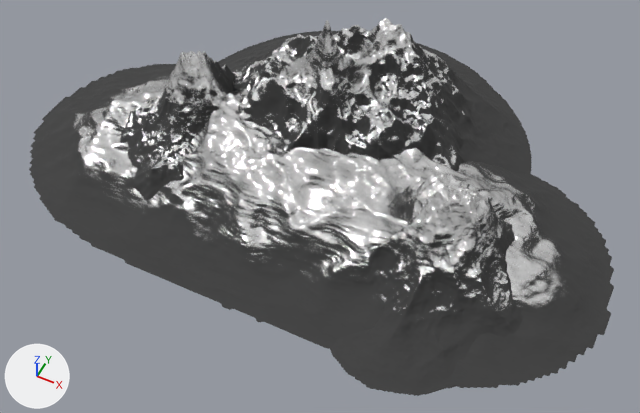
A saved change to the Blender file Assets/Mountains.blend.
Before and after are seen from a camera (50 mm lens) standing at (1.72, -3.26, 4.02) and looking at (0.14, -0.11, 0.07). Lighting does not change. The marker at lower left points along +X, +Y and +Z. The picture after the commit comes second.

The first picture shows 'Landscape', 'Landscape.001', 'Landscape.002', 'Landscape.003'.
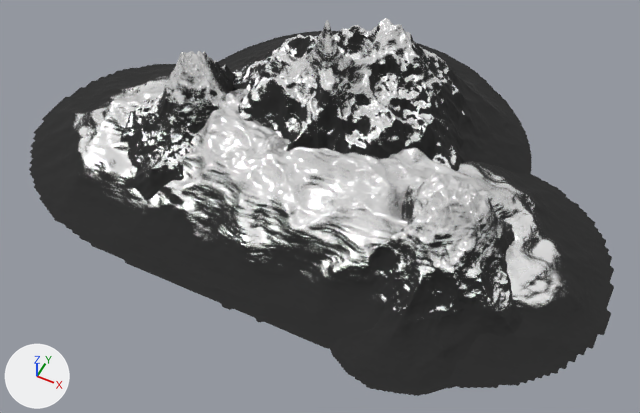
Commit message: updated mountain material

Changed parts and their boxes (x1, y1, x2, y2) in the pictures (640 x 413 px):
```json
{"object": "Landscape", "change": "recoloured", "before": [29, 64, 614, 388], "after": [29, 64, 614, 388]}
{"object": "Landscape.003", "change": "recoloured", "before": [218, 18, 532, 174], "after": [218, 18, 532, 174]}
{"object": "Landscape.002", "change": "recoloured", "before": [330, 172, 522, 396], "after": [330, 172, 522, 396]}
{"object": "Landscape.001", "change": "recoloured", "before": [120, 51, 234, 200], "after": [120, 51, 234, 200]}
```

The change, as JSON lines over the scene's bpy script:
```json
{"block": "mat_material_001", "where": "n4 = _N.new('ShaderNodeValToRGB'); n4.name = 'Color Ramp'"}
{"op": "remove", "block": "mat_material_001", "code": "n4.color_ramp.elements[0].position = 0.5; n4.color_ramp.elements[0].color = (0.0509, 0.0509, 0.0509, 1.0)"}
{"op": "remove", "block": "mat_material_001", "code": "_e = n4.color_ramp.elements.new(0.6); _e.color = (1.0, 1.0, 1.0, 1.0)"}
{"op": "add", "block": "mat_material_001", "code": "n4.color_ramp.elements[0].position = 0.5; n4.color_ramp.elements[0].color = (0.0196, 0.0196, 0.0196, 1.0)"}
{"op": "add", "block": "mat_material_001", "code": "_e = n4.color_ramp.elements.new(0.55); _e.color = (1.0, 1.0, 1.0, 1.0)"}
{"block": "mat_material_001", "where": "n12 = _N.new('ShaderNodeValToRGB'); n12.name = 'Color Ramp.001'"}
{"op": "remove", "block": "mat_material_001", "code": "_e = n12.color_ramp.elements.new(0.6); _e.color = (1.0, 1.0, 1.0, 1.0)"}
{"op": "remove", "block": "mat_material_001", "code": "_e = n12.color_ramp.elements.new(1.0); _e.color = (1.0, 1.0, 1.0, 1.0)"}
{"op": "add", "block": "mat_material_001", "code": "_e = n12.color_ramp.elements.new(0.55); _e.color = (0.448, 0.448, 0.448, 1.0)"}
{"op": "add", "block": "mat_material_001", "code": "_e = n12.color_ramp.elements.new(1.0); _e.color = (0.692, 0.692, 0.692, 1.0)"}
{"block": "mat_material_001", "where": "n13 = _N.new('ShaderNodeValToRGB'); n13.name = 'Color Ramp.002'"}
{"op": "remove", "block": "mat_material_001", "code": "_e = n13.color_ramp.elements.new(0.6); _e.color = (0.214, 0.214, 0.214, 1.0)"}
{"op": "remove", "block": "mat_material_001", "code": "_e = n13.color_ramp.elements.new(1.0); _e.color = (0.214, 0.214, 0.214, 1.0)"}
{"op": "add", "block": "mat_material_001", "code": "_e = n13.color_ramp.elements.new(0.55); _e.color = (0.319, 0.319, 0.319, 1.0)"}
{"op": "add", "block": "mat_material_001", "code": "_e = n13.color_ramp.elements.new(1.0); _e.color = (0.171, 0.171, 0.171, 1.0)"}
```
